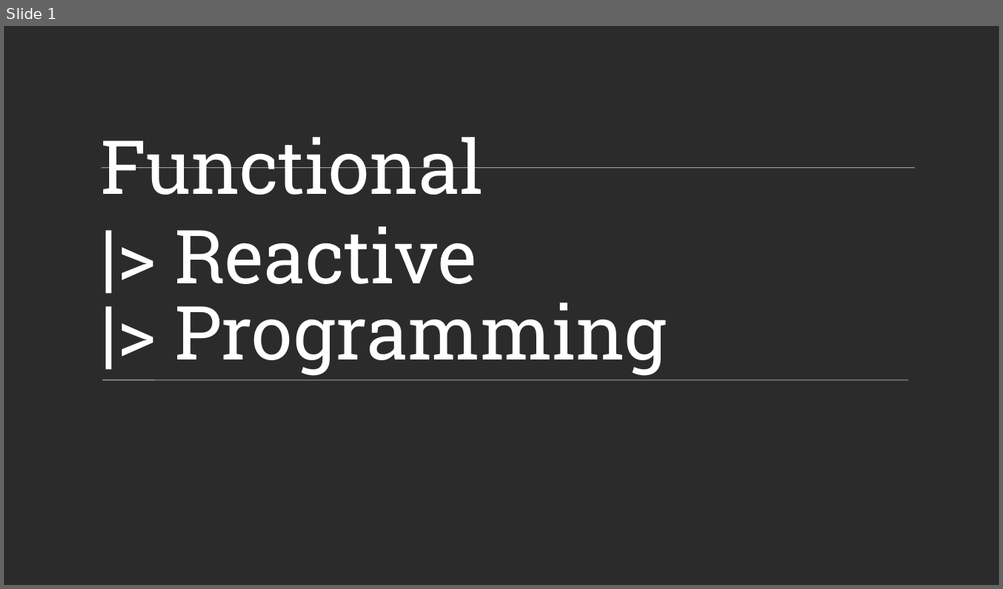
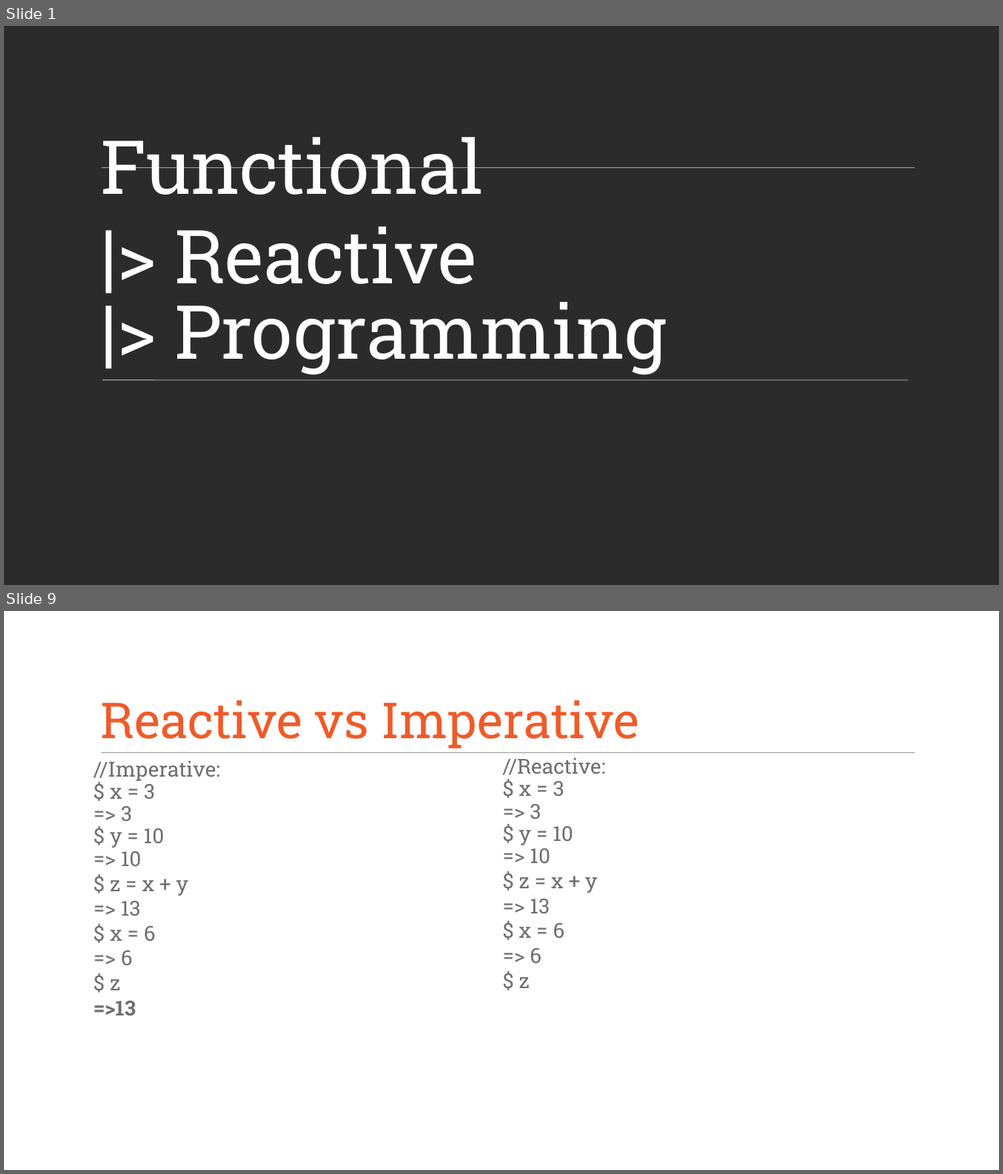
Before and after one commit to Spectory/rx_dev_meeting, a slide deck: Reactive Programming.pptx. Shown one above the other, each under a label of ours: slide 1 before the commit, slides 1 and 9 after it; the slides between them are not shown. The pictures are 1003x589 and 1003x1174 pixels, drawn with LibreOffice and Linux fonts; fonts in the diff are those of the drawing; background and template pictures are left out; a plain dark background stands for a picture behind light text. Boxes give left, top, right and bottom in pixels: in the first picture for what was removed or moved away, otherwise in the second. Text is boxed around its words. In the diff, an @@ line names an element or a change of style, - is before the commit and + after.

```diff
--- a/Reactive Programming.pptx
+++ b/Reactive Programming.pptx
@@ slide 9 added at [4, 611, 999, 1170], background #FFFFFF; not listed: 1 template element that a slide beside it also shows @@
@@ text added at [101, 701, 639, 749], 48 pt, text #F05A28 @@
+Reactive vs Imperative
@@ text added at [94, 760, 220, 1016], 20 pt, text #6E6E6E @@
+//Imperative:
+$ x = 3
+=> 3
+$ y = 10
+=> 10
+$ z = x + y
+=> 13
+$ x = 6
+=> 6
+$ z
+=>13
@@ text added at [503, 758, 606, 988], 20 pt, text #6E6E6E @@
+//Reactive:
+$ x = 3
+=> 3
+$ y = 10
+=> 10
+$ z = x + y
+=> 13
+$ x = 6
+=> 6
+$ z
```
Also in this commit, not shown: 4 slides changed, 3 other slides added.
